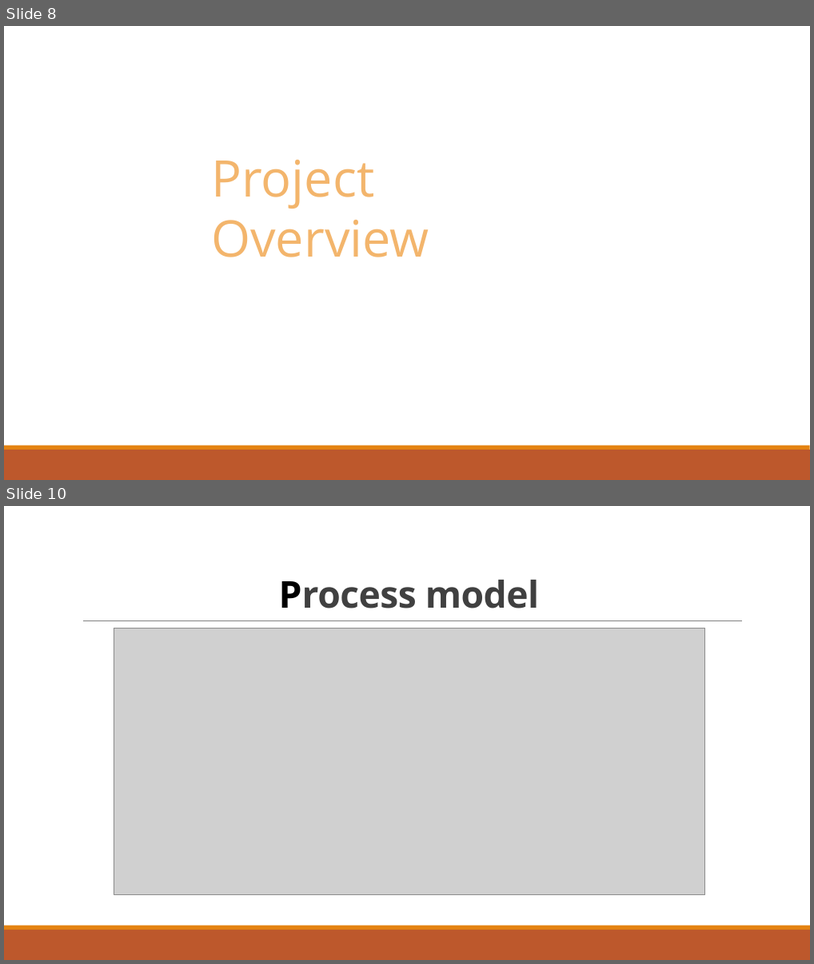
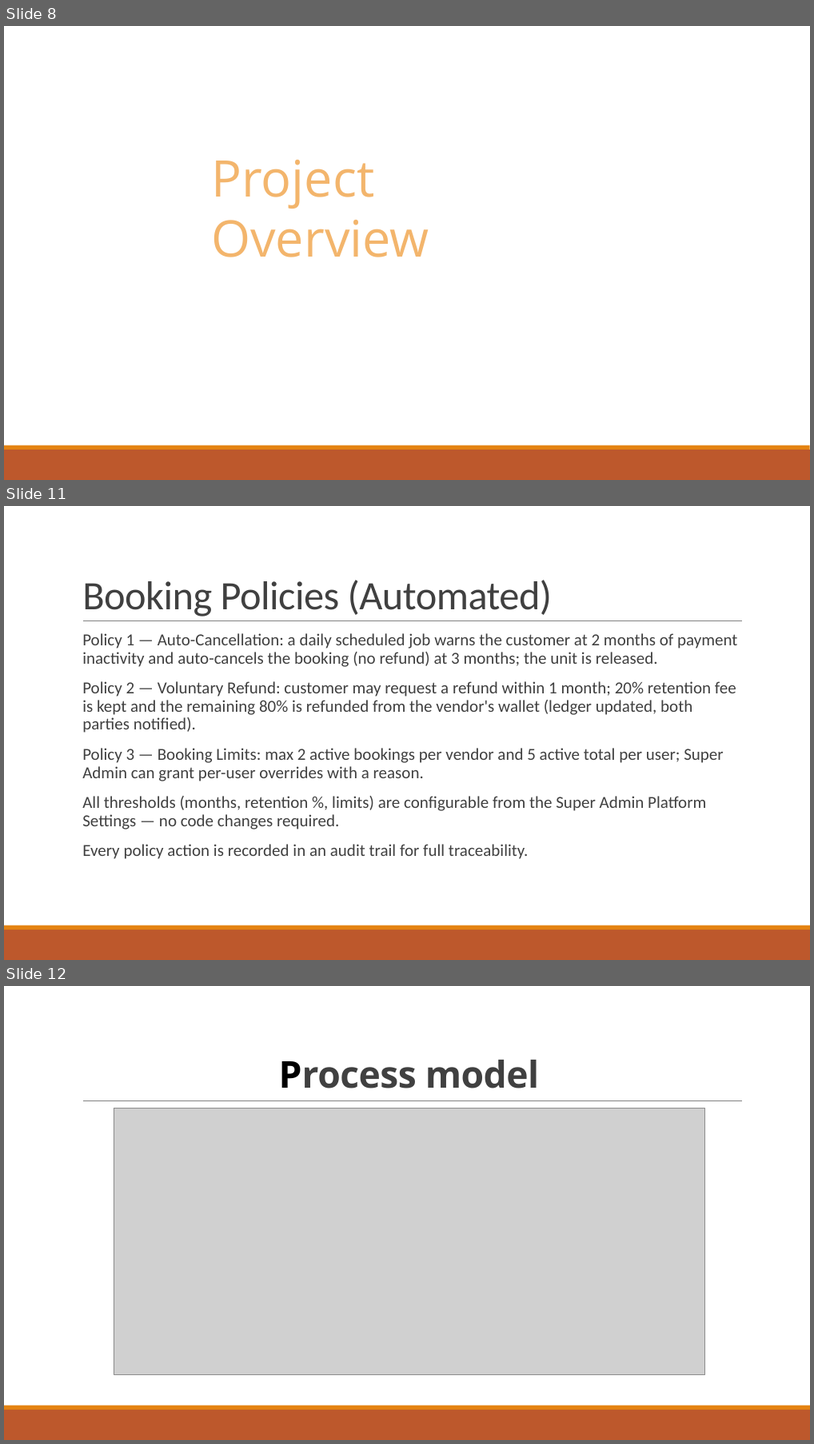
Before and after one commit to ashraful009/FlatSell, a slide deck: PPT for defence.pptx. Shown one above the other, each under a label of ours: slides 8 and 10 before the commit, slides 8, 11 and 12 after it; the slides between them are not shown. The pictures are 814x964 and 814x1444 pixels, drawn with LibreOffice and Linux fonts; fonts in the diff are those of the drawing; grey boxes stand for pictures. Boxes give left, top, right and bottom in pixels: in the first picture for what was removed or moved away, otherwise in the second. Text is boxed around its words. In the diff, an @@ line names an element or a change of style, - is before the commit and + after.

```diff
--- a/PPT for defence.pptx
+++ b/PPT for defence.pptx
@@ slide 11 added at [4,506,810,960], background #FFFFFF; not listed: 3 template elements that a slide beside it also shows @@
@@ title added at [82,580,553,616], 48 pt, text #404040 @@
+Booking Policies (Automated)
@@ text added at [82,633,738,859], 20 pt, text #404040 @@
+  Policy 1 — Auto-Cancellation: a daily scheduled job warns the customer at 2 months of payment inactivity and auto-cancels the booking (no refund) at 3 months; the unit is released.
+  Policy 2 — Voluntary Refund: customer may request a refund within 1 month; 20% retention fee is kept and the remaining 80% is refunded from the vendor's wallet (ledger updated, both parties notified).
+  Policy 3 — Booking Limits: max 2 active bookings per vendor and 5 active total per user; Super Admin can grant per-user overrides with a reason.
+  All thresholds (months, retention %, limits) are configurable from the Super Admin Platform Settings — no code changes required.
+  Every policy action is recorded in an audit trail for full traceability.
@@ what was slide 10 is now slide 12 @@
```
Also in this commit, not shown: 17 slides changed, 1 other slide added, 23 other files.
